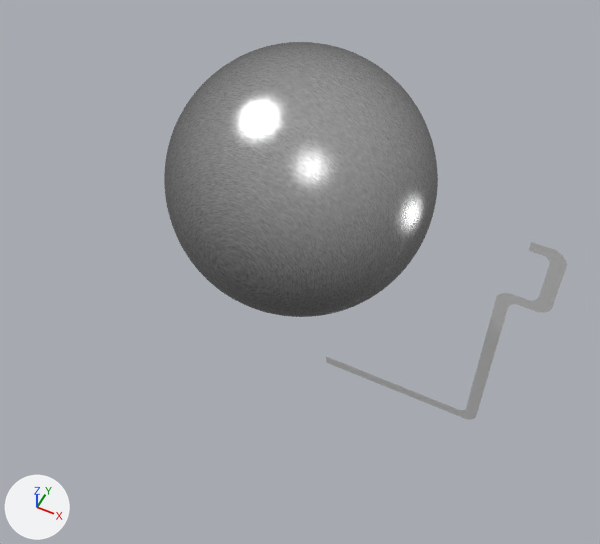
Two versions of the Blender file BallTransferUnit.blend, one commit apart.
Both versions are drawn from a 50 mm lens placed at (2.05, -4.11, 4.14), pointed at (0.09, -0.2, -0.75). Every picture has the same lights, and +X, +Y and +Z are marked at lower left.
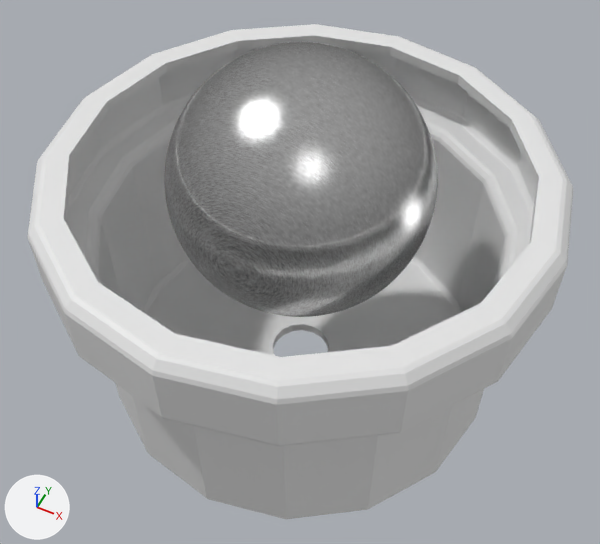
Commit message: Apply screw modifier

What changed in the scene script:
```text
Change me_plane_002:
    where me_plane_002.from_pydata(...)  # 36 vertices, 1 face; spans x -1.0..0.71, y -1.0..1.27, z 0.0
    used by ob_plane; location = (1.259, 0.0, -1.113); rotation_euler = (1.571, 0.0, 0.0), in degrees (90, 0, 0)
    me_plane_002 part 1: the whole mesh is moved by (1.26, -1.11, 0.0)
Change ob_plane:
    ob_plane.location: (1.259, 0.0, -1.113) -> (0.0, 0.0, 0.0)
    add _m = ob_plane.modifiers.new('Screw', 'SCREW')
    add _m.steps = 64
    add _m.axis = 'Y'
    add _m.merge_threshold = 0.0
```

Location of each change, [x1, y1, x2, y2] in pixels of the pictures (600 x 544 px):
'Plane', moved, modifiers changed
    before: [326, 242, 567, 420]
    after: [27, 24, 573, 519]
